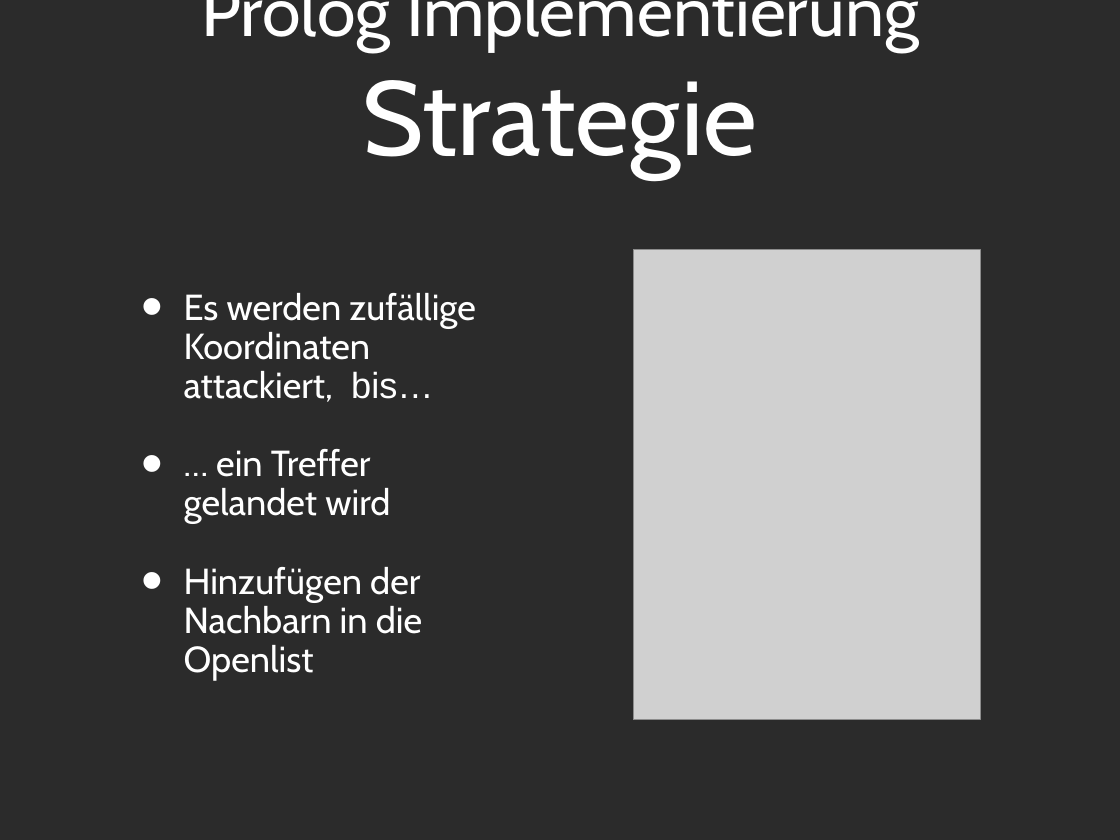
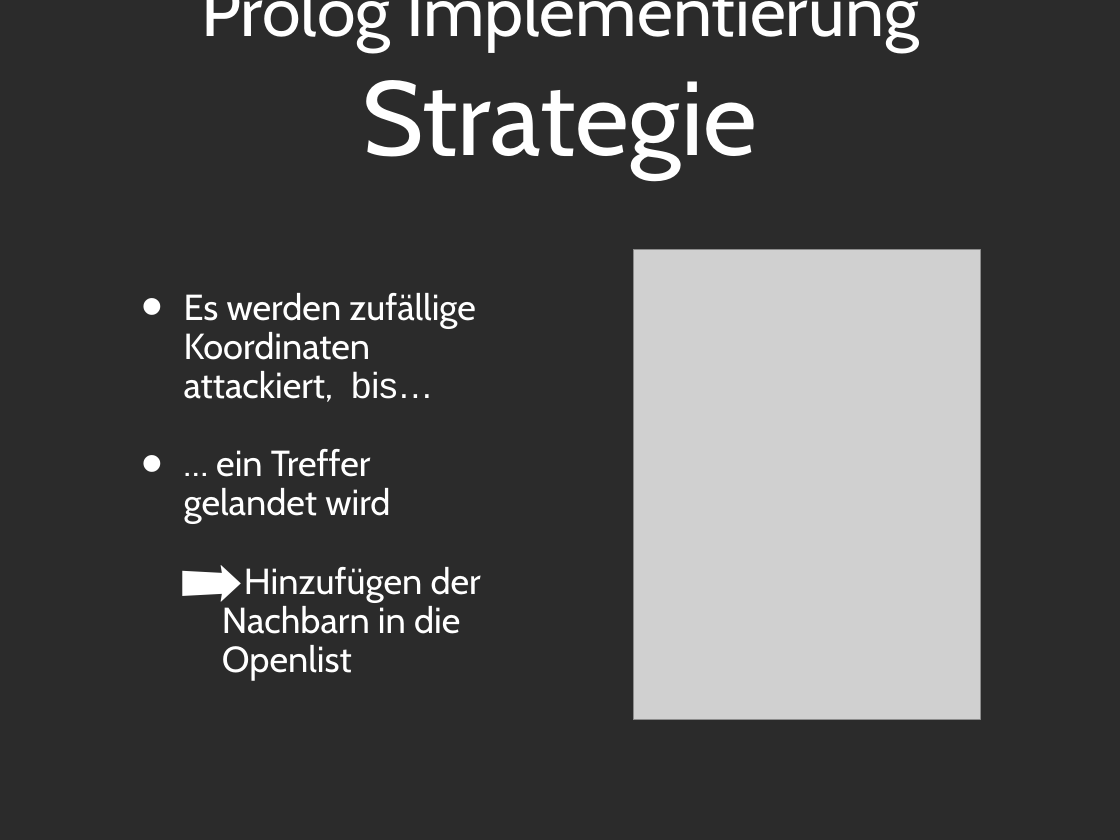
Before and after one commit to Tsopic/ai-battleship, a slide deck: slide 12 of Präsentation/Präsentation_PPT.ppt. Drawn at 1120x840 pixels with LibreOffice and Linux fonts; fonts in the diff are those of the drawing; grey boxes stand for pictures; background and template pictures are left out; a plain dark background stands for a picture behind light text. Boxes give left, top, right and bottom in pixels: in the first picture for what was removed or moved away, otherwise in the second. Text is boxed around its words. In the diff, an @@ line names an element or a change of style, - is before the commit and + after.

```diff
--- a/Präsentation/Präsentation_PPT.ppt
+++ b/Präsentation/Präsentation_PPT.ppt
@@ text at <box>222,567,481,680</box>: bullet • to ➡; list level 1 to 2 in "Hinzufügen der Nachbarn in die ..." @@
```
Also in this commit, not shown: 5 other slides changed, 2 other files.
